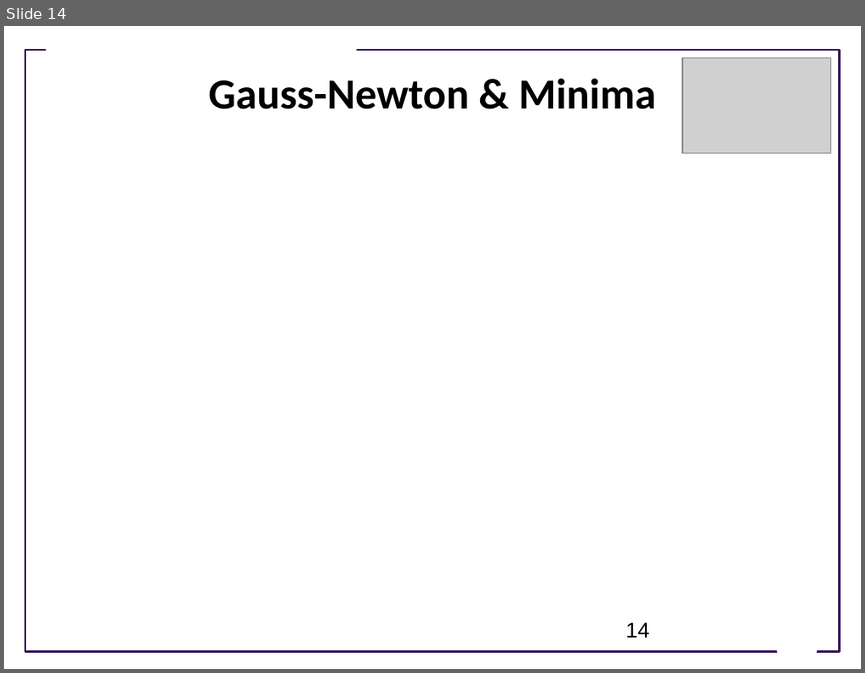
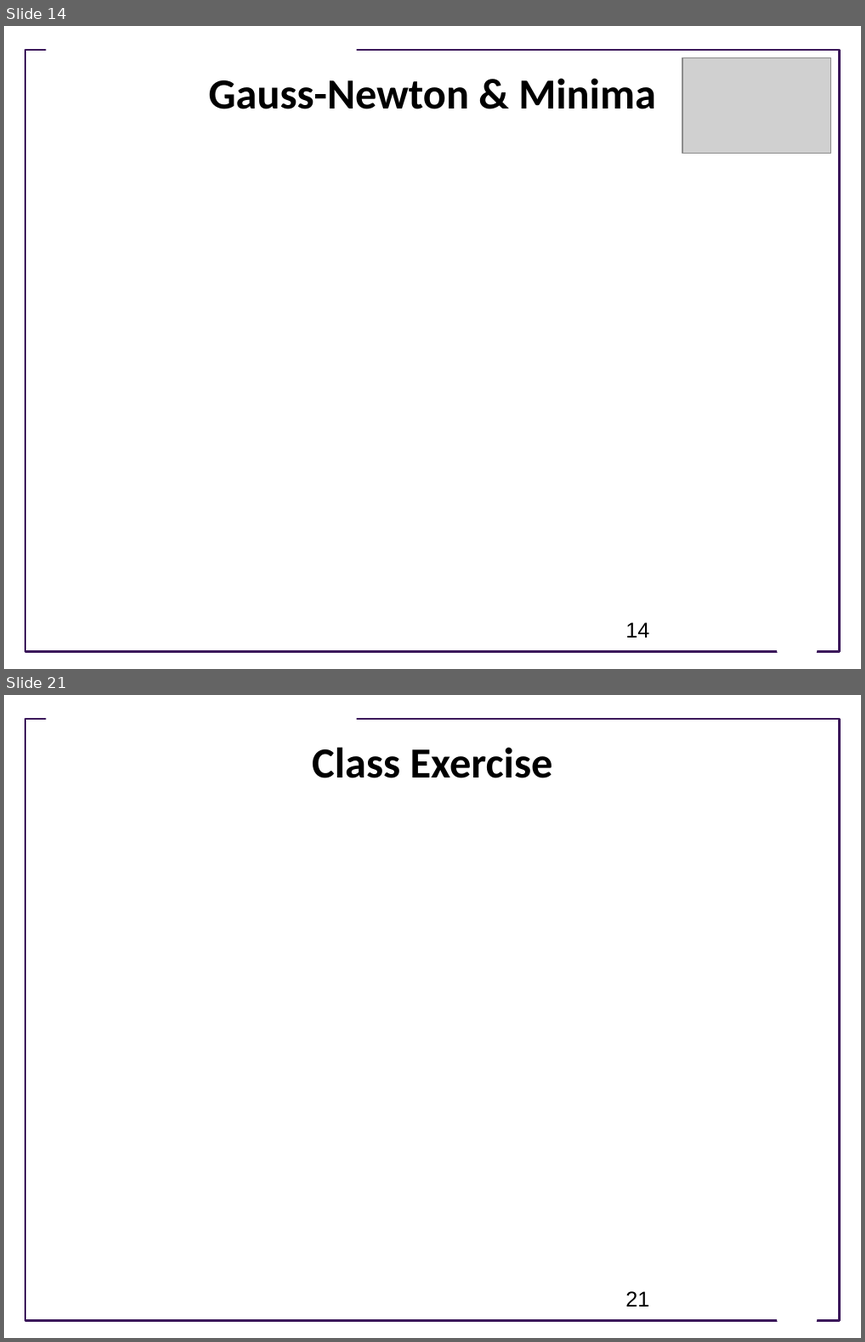
Before and after one commit to ModelEngineering/advancing-biomedical-models, a slide deck: lectures/lecture_8/Lecture_8_Model_Fitting_Optimization_Techniques.pptx. Shown one above the other, each under a label of ours: slide 14 before the commit, slides 14 and 21 after it; the slides between them are not shown. The pictures are 865x673 and 865x1342 pixels, drawn with LibreOffice and Linux fonts; fonts in the diff are those of the drawing; grey boxes stand for pictures; background and template pictures are left out. Boxes give left, top, right and bottom in pixels: in the first picture for what was removed or moved away, otherwise in the second. Text is boxed around its words. In the diff, an @@ line names an element or a change of style, - is before the commit and + after.

```diff
--- a/lectures/lecture_8/Lecture_8_Model_Fitting_Optimization_Techniques.pptx
+++ b/lectures/lecture_8/Lecture_8_Model_Fitting_Optimization_Techniques.pptx
@@ slide 21 added at box(4, 695, 861, 1338), background #FFFFFF; not listed: 3 template elements that a slide beside it also shows @@
@@ title added at box(312, 747, 553, 778), 36 pt, text #000000, bold @@
+Class Exercise
@@ page number added at box(625, 1291, 649, 1306), 18 pt, text #000000 @@
+21
```
Also in this commit, not shown: 8 other slides added, 2 slides removed.
